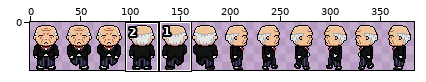
A sprite sheet gets an edit: sprites/butlersprites.png. The first picture is a wide view before the edit; the outline marks the close-up.
Close-up. Before the commit:
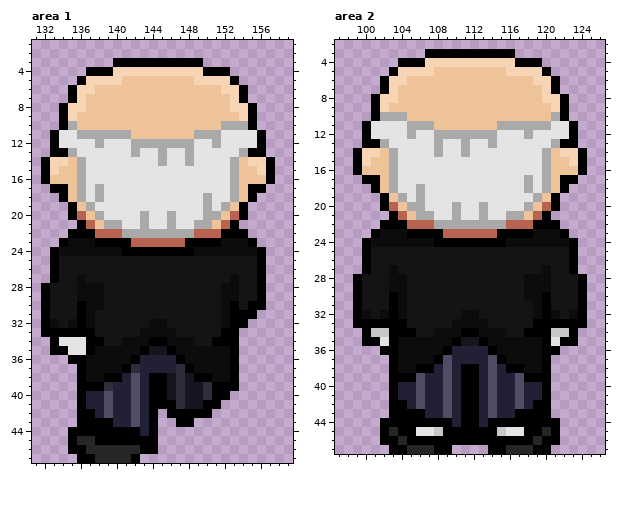
The file is 384x48 pixels. Shown: area 1: x 131..159, y 1..47; area 2: x 97..126, y 2..47. The commit also changed other parts of the picture, which this record leaves out.
New version:
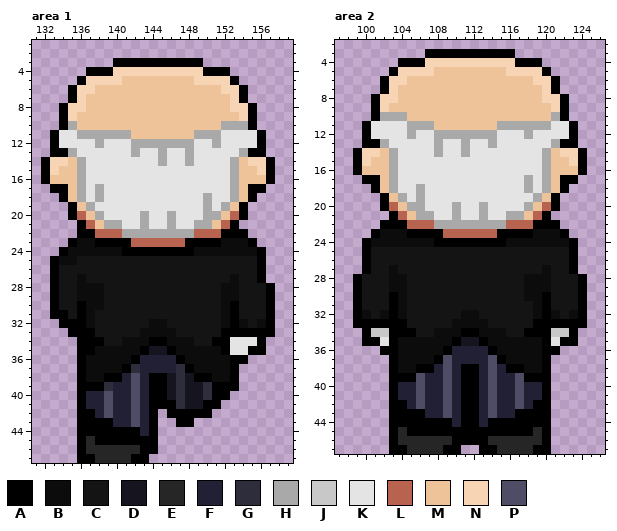
Palette (. is transparent): A #000000  B #0c0c0c  C #141414  D #16141f  E #272626  F #222034  G #2e2d3b  H #a9a9a9  J #c8c8c8  K #e4e4e4  L #b86250  M #eec39a  N #f7d4b3  P #4f4d66
The edit:
Changed rows in their new state; - is an unchanged pixel.
Area 1:
first column x 132:
22 ---.----------------------
23 --.A----------------------
24 -.A-----------------------
25 --BB----------------------
28 .A----------------------CA
29 .A----------------------CA
30 .A---------------------CCA
31 .AA-------------------CCCA
32 ..AA------------------BCBA
33 ...-------------------AAAA
34 -...A----------------KKKA-
35 -...A---------------AKKAA-
36 ---.------------------A---
first column x 135:
44 .--------
45 .A-------
46 .--------
47 --------A
Area 2:
first column x 102:
44 .------------------.
45 .AE-AAA------AAA-EA.
46 .--EEEEE----EEEEE--.
47 ------E-A--A-E------
